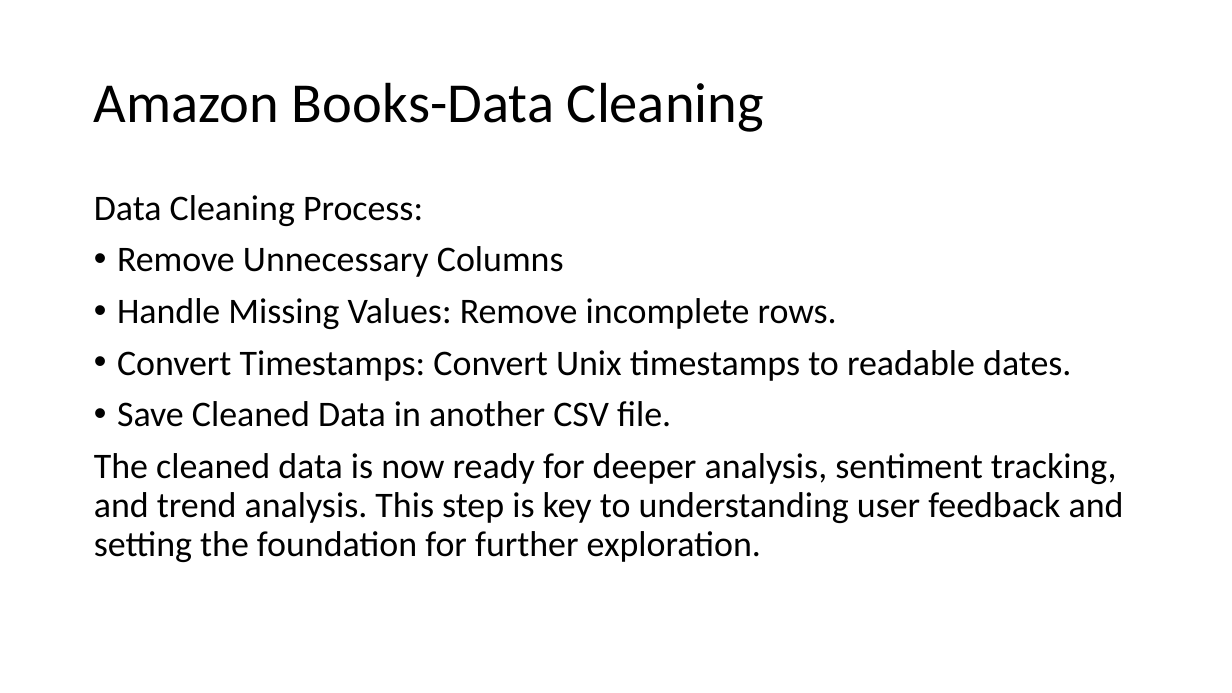
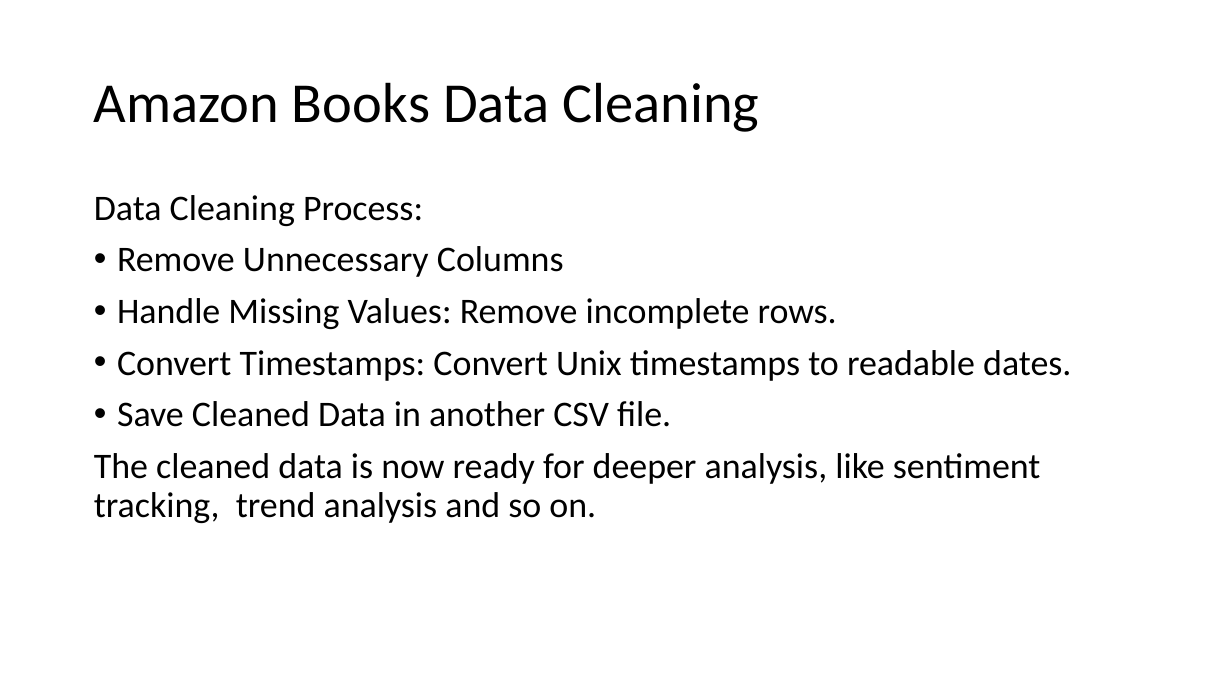
Before and after one commit to kefan1242/de_project, a slide deck: slide 3 of book_dataset/book-ppt.pptx. Drawn at 1232x693 pixels with LibreOffice and Linux fonts; fonts in the diff are those of the drawing. Boxes give left, top, right and bottom in pixels: in the first picture for what was removed or moved away, otherwise in the second. Text is boxed around its words. In the diff, an @@ line names an element or a change of style, - is before the commit and + after.

```diff
--- a/book_dataset/book-ppt.pptx
+++ b/book_dataset/book-ppt.pptx
@@ title at box(94, 82, 759, 132): text changed @@
-Amazon Books-Data Cleaning
+Amazon Books Data Cleaning
@@ text at box(94, 453, 1040, 523): text changed @@
-The cleaned data is now ready for deeper analysis, sentiment tracking, and trend analysis. This step is key to understanding user feedback and setting the foundation for further exploration.
+The cleaned data is now ready for deeper analysis, like sentiment tracking, trend analysis and so on.
```
Also in this commit, not shown: 2 other slides changed, 1 slide added, 3 other files.
